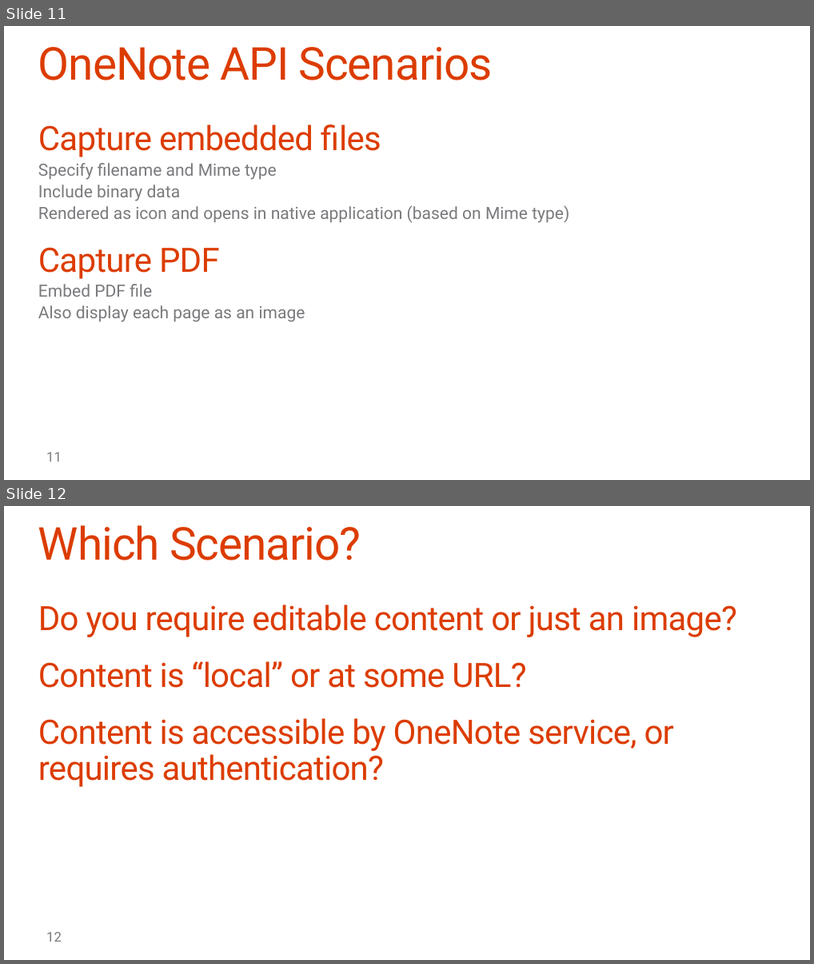
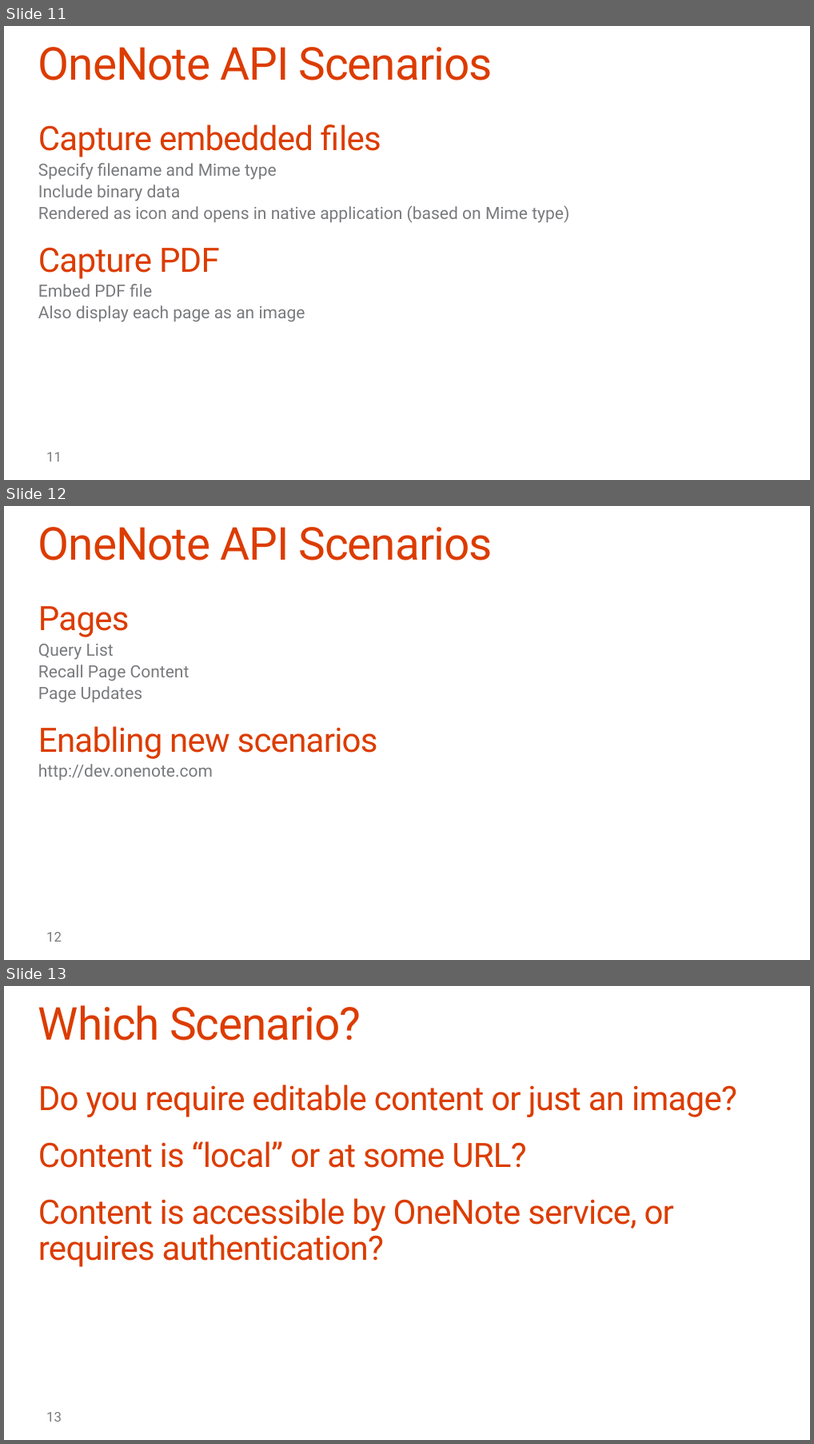
Before and after one commit to OfficeDev/TrainingContent, a slide deck: O3653-7 Deep Dive into the Office 365 APIs for OneNote services/O3653-7 Deep Dive into the Office 365 APIs for OneNote services.pptx. Shown one above the other, each under a label of ours: slides 11 and 12 before the commit, slides 11, 12 and 13 after it. The pictures are 814x964 and 814x1444 pixels, drawn with LibreOffice and Linux fonts; fonts in the diff are those of the drawing; background and template pictures are left out. Boxes give left, top, right and bottom in pixels: in the first picture for what was removed or moved away, otherwise in the second. Text is boxed around its words. In the diff, an @@ line names an element or a change of style, - is before the commit and + after.

```diff
--- a/O3653-7 Deep Dive into the Office 365 APIs for OneNote services/O3653-7 Deep Dive into the Office 365 APIs for OneNote services.pptx
+++ b/O3653-7 Deep Dive into the Office 365 APIs for OneNote services/O3653-7 Deep Dive into the Office 365 APIs for OneNote services.pptx
@@ slide 12 added at box(4, 506, 810, 960), background #FFFFFF @@
@@ title added at box(38, 527, 493, 560), 54 pt, text #DC3C00 @@
+OneNote API Scenarios
@@ text added at box(38, 606, 378, 780), 20 pt, text #797A7D @@
+Pages
+  Query List
+  Recall Page Content
+  Page Updates
+Enabling new scenarios
+  http://dev.onenote.com
@@ page number added at box(46, 932, 62, 941), 16 pt, text #797A7D @@
+12
@@ what was slide 12 is now slide 13 @@
@@ page number at box(46, 1412, 62, 1421): text changed @@
-12
+13
```
Also in this commit, not shown: 3 slides changed.
